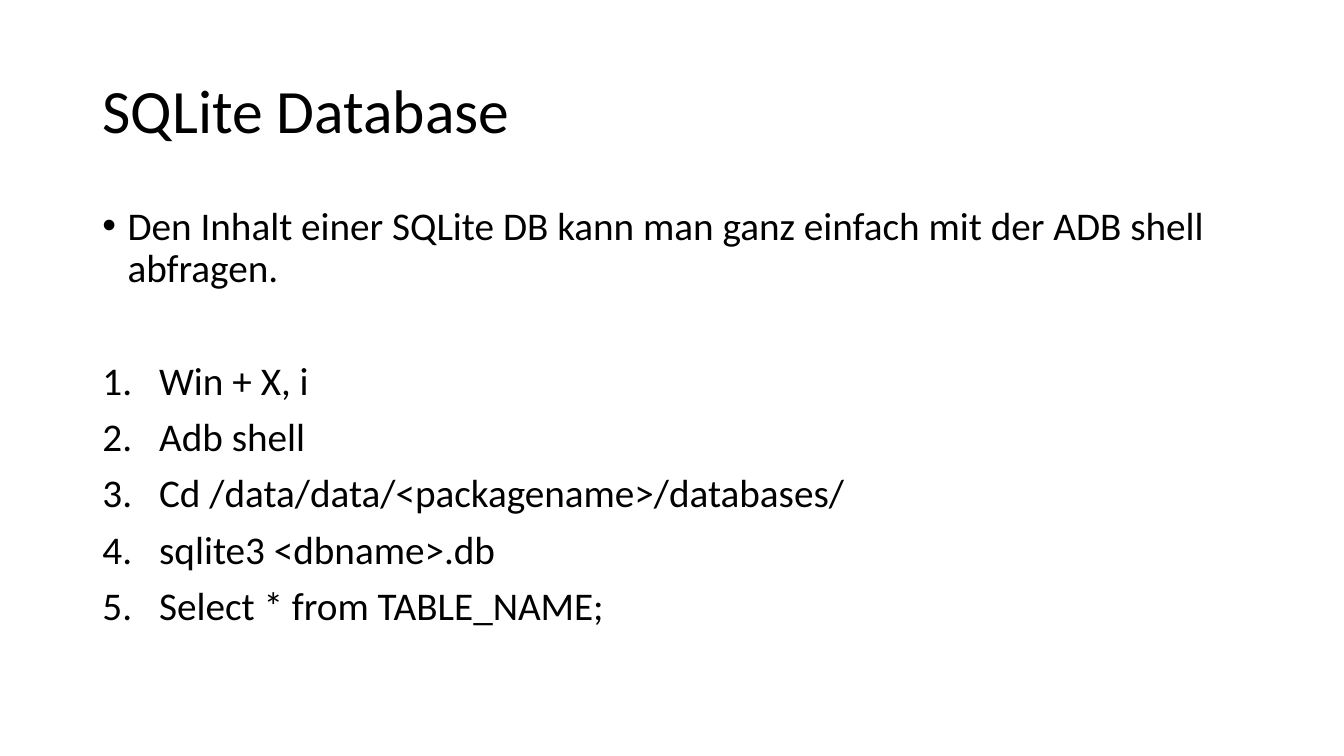
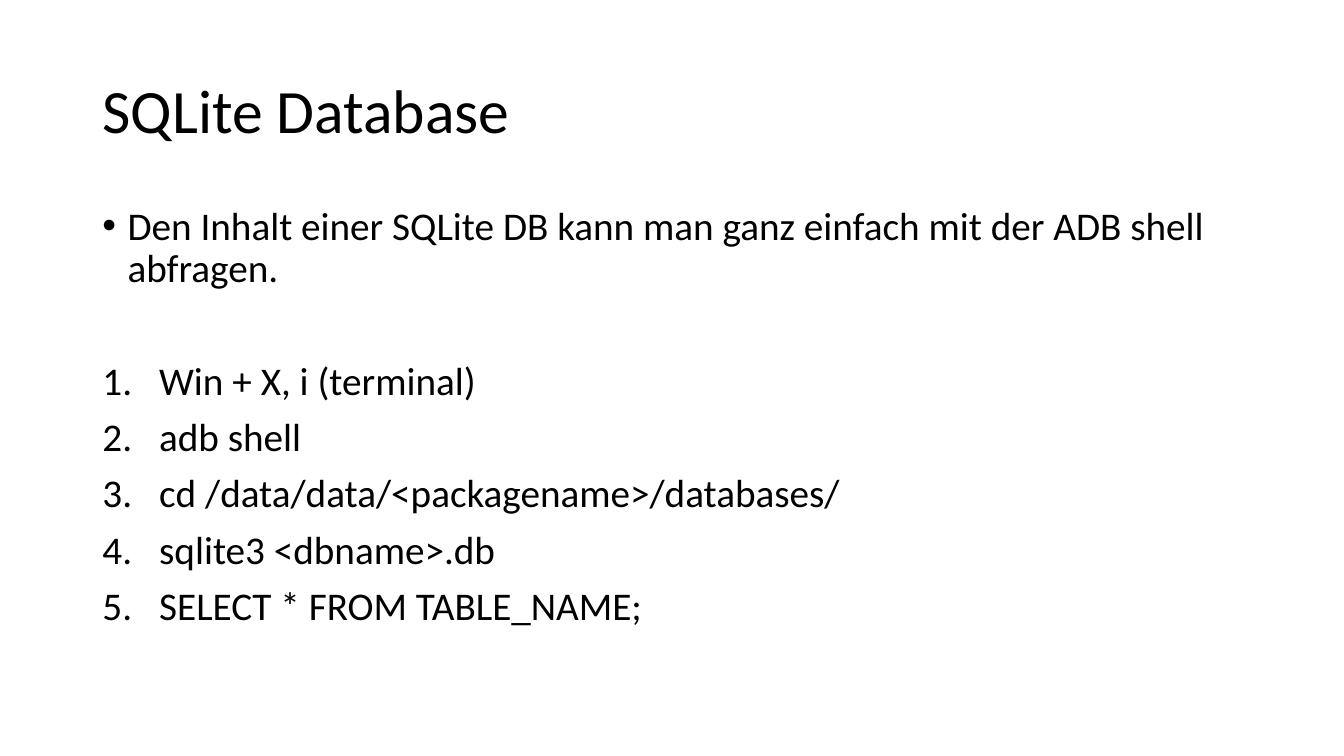
Before and after one commit to EricBuchinger/NVS_Referat, a slide deck: slide 2 of Android Panzenboeck.pptx. Drawn at 1344x756 pixels with LibreOffice and Linux fonts; fonts in the diff are those of the drawing. Boxes give left, top, right and bottom in pixels: in the first picture for what was removed or moved away, otherwise in the second. Text is boxed around its words. In the diff, an @@ line names an element or a change of style, - is before the commit and + after.

```diff
--- a/Android Panzenboeck.pptx
+++ b/Android Panzenboeck.pptx
@@ text at bbox=[159, 366, 840, 514]: text changed @@
-1. Win + X, i
-2. Adb shell
-3. Cd /data/data/<packagename>/databases/
+1. Win + X, i (terminal)
+2. adb shell
+3. cd /data/data/<packagename>/databases/
@@ text at bbox=[159, 594, 642, 626]: text changed @@
-5. Select * from TABLE_NAME;
+5. SELECT * FROM TABLE_NAME;
```
Also in this commit, not shown: 6 other files.
